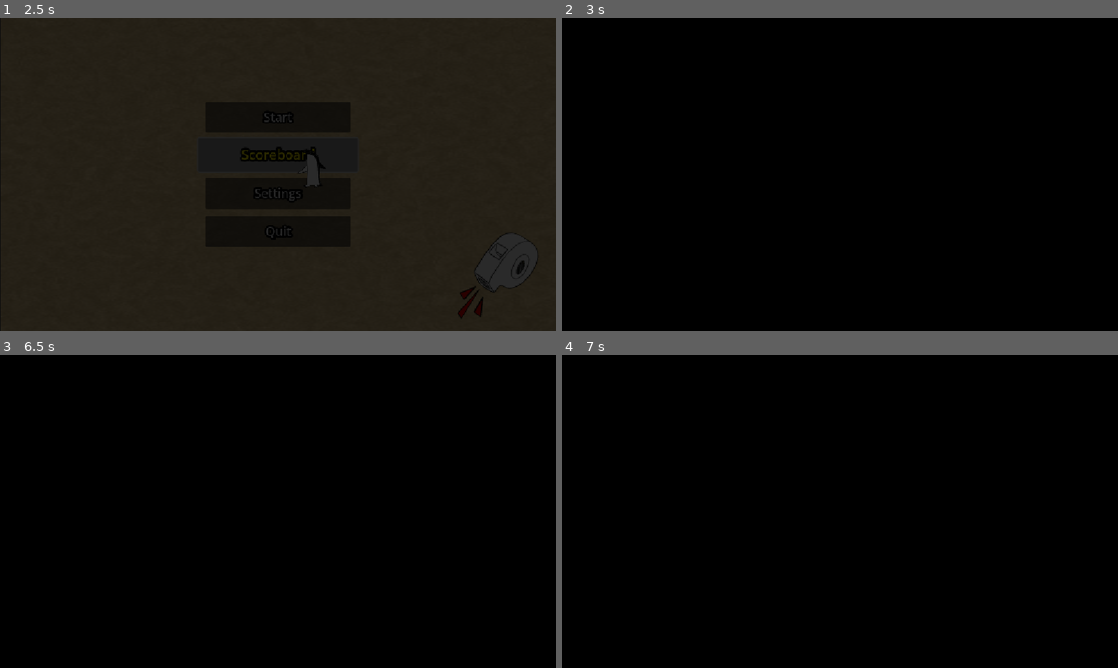
Above: before the commit, frames 1-4 (two rows, left to right).
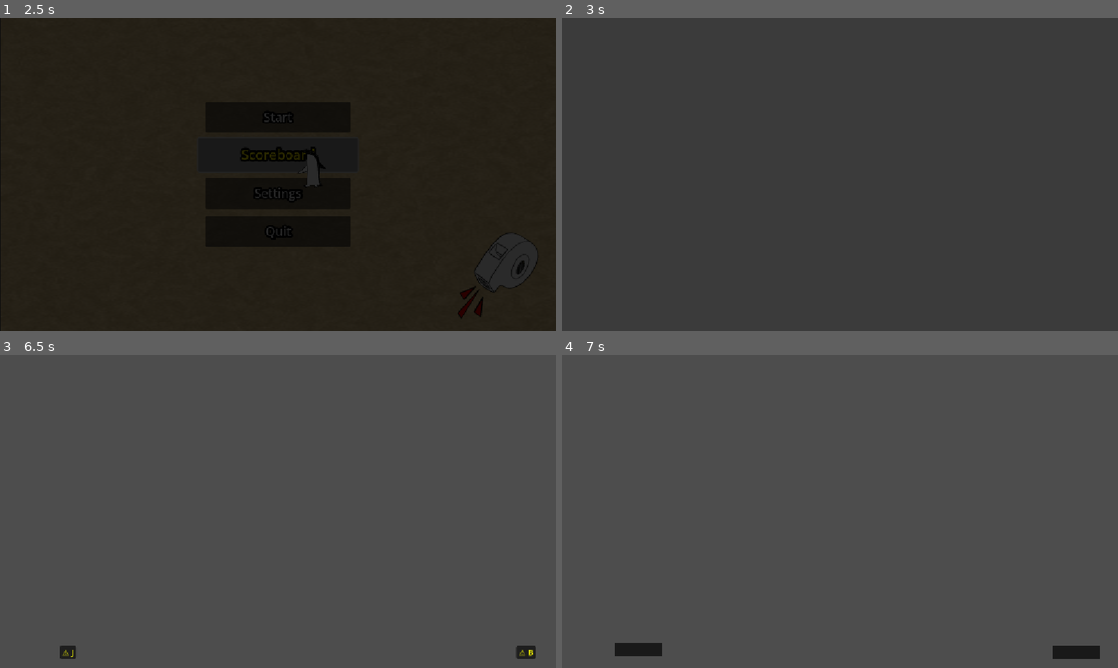
Above: after the commit, the same moments.

Repository: BananaVanGames/MiniJameGam52
Game: Godot game, scene res://ui/main_menu/main_menu.tscn
Two runs of this game, one before a commit and one after it. Both use one fixed random seed, a clock stepped at 60 frames per second and the inputs below.
Inputs (mouse positions are in pixels of both pictures, inside the frame that each line leads up to):
- Up to frame 1 (2.5 s): click "Start" at 0.5 s; click "Start" at 1.25 s; click "Scoreboard" at 2 s
- Up to frame 2 (3 s): click (840, 155) at 2.75 s, where only the run before the commit has a clickable "Scoreboard"
- Up to frame 3 (6.5 s): click (278, 455) at 3.5 s, where only the run before the commit has a clickable "Start"; click (278, 492) at 4.25 s, where only the run before the commit has a clickable "Scoreboard"; click (278, 530) at 5 s, where only the run before the commit has a clickable "Settings"; tap Enter at 5.75 s; move the mouse to (400, 495) at 5.77 s; tap F at 5.85 s
- Up to frame 4 (7 s): tap Space at 6.5 s; move the mouse to (728, 527) at 6.52 s; tap E at 6.6 s

Frame 1 is identical in both runs. In frame 2, 100% of the frame differs, in the area x 0-100%, y 0-100%; in frame 3, 100%; in frame 4, 100%.

Commit message:
uid changed

Diff:
--- a/ui/main_menu/main_menu.gd
+++ b/ui/main_menu/main_menu.gd
@@ -148,7 +148,7 @@
 func _on_start_pressed() -> void:
 	whistle.blow_whistle()
 	await get_tree().create_timer(1.5).timeout
-	SceneLoader.load_scene("uid://d1gglgt76yt1s")
+	SceneLoader.load_scene("uid://7oew5x4hq6kt")
 
 
 func _on_scoreboard_pressed() -> void:
